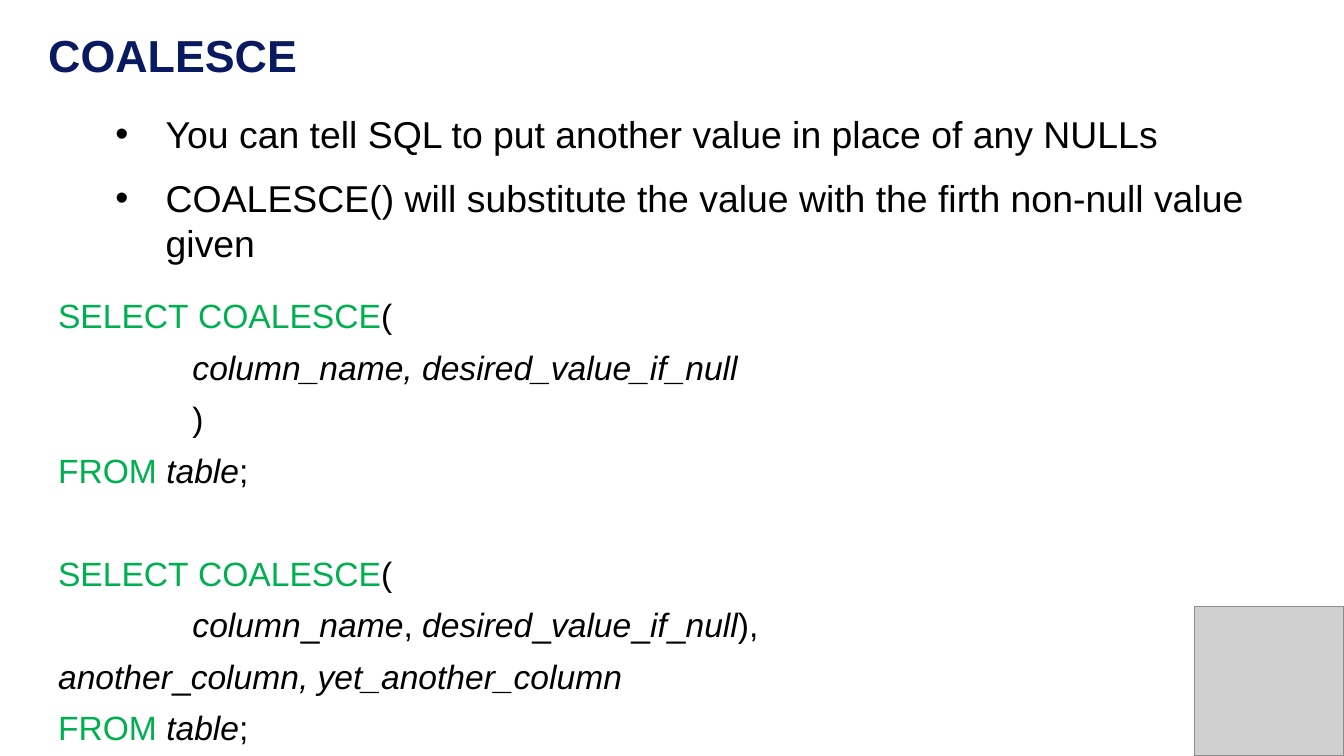
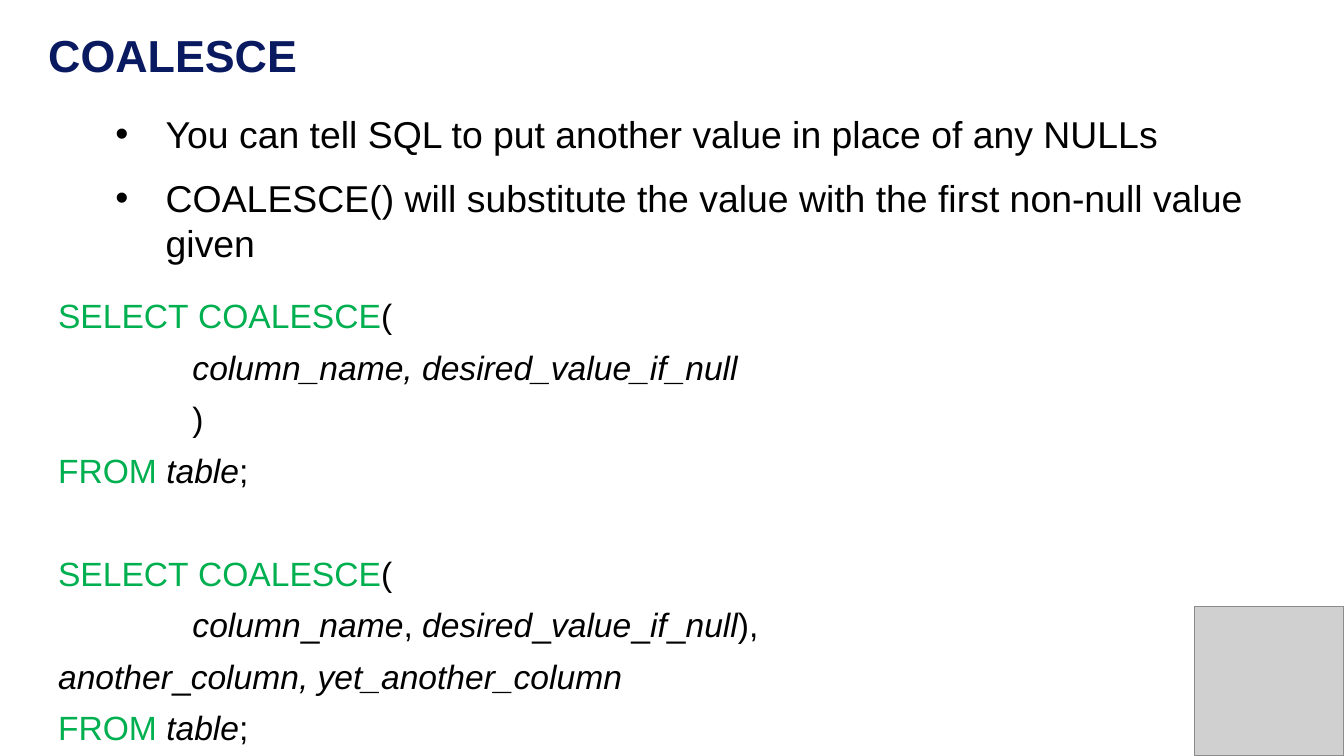
Before and after one commit to warwickdatasciencesociety/deep-dive-into-sql, a slide deck: slide 10 of session-four/session-four-presentation.pptx. Drawn at 1344x756 pixels with LibreOffice and Linux fonts; fonts in the diff are those of the drawing; grey boxes stand for pictures. Boxes give left, top, right and bottom in pixels: in the first picture for what was removed or moved away, otherwise in the second. Text is boxed around its words. In the diff, an @@ line names an element or a change of style, - is before the commit and + after.

```diff
--- a/session-four/session-four-presentation.pptx
+++ b/session-four/session-four-presentation.pptx
@@ text at (166, 185, 1242, 264): text changed @@
-  • COALESCE() will substitute the value with the firth non-null value given
+  • COALESCE() will substitute the value with the first non-null value given
```
Also in this commit, not shown: 1 other slide changed, 3 other files.
